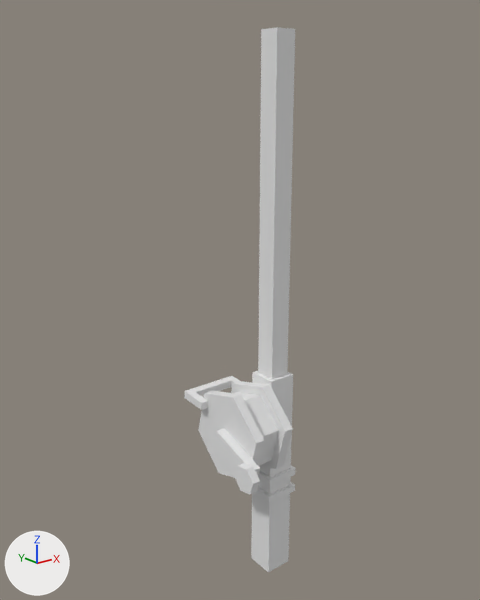
A saved change to the Blender file Assets/!GAMEJAM/Models/fishingRod.blend.
Before and after are seen from a 50 mm lens placed at (-3.43, -3.85, 4.02), pointed at (-0.27, 0.1, 2.44). Lighting does not change. The marker at lower left points along +X, +Y and +Z.

Objects in the first picture: 'Handle', 'Knob', 'Rod', 'Spool', 'SpoolGuard'.
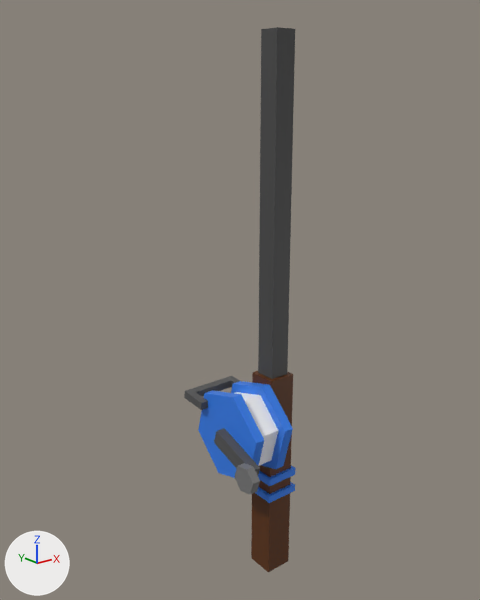
The newer file is also rescaled (x0.376), turned or shifted as a whole; pictures and numbers use the older file's frame.

The change in detail:
Picture 'FishingRod' (img_fishingrod) is new.
Material 'FishingRod' (mat_fishingrod) is new.
Its texture is img_fishingrod.
me_cube_001 has 120 vertices, 118 faces and spans x -0.13..0.13, y -0.13..0.13, z -0.1..3.71.
me_cube_001 is used by ob_rod; location (0.0, 0.0, 0.026); scale (1.19, 1.19, 1.19).
me_cube_001 part 1: texture (UV) coordinates of 118 of 118 faces, centred in x -0.13..0.13, y -0.13..0.13, z -0.1..3.71, changed; they spanned u 0.12..0.88, v 0.0..1.0 and now span u 0.01..0.99, v 0.01..0.99.
me_cube_001 now uses material mat_fishingrod (picture img_fishingrod).
me_cylinder has 42 vertices, 38 faces and spans x -0.329..0.329, y -0.38..0.38, z -0.112..0.25.
me_cylinder is used by ob_spool; parent ob_rod; location (-0.384, 0.0, 1.35); rotation (-1.571, 1.302, -1.571), in degrees (-90, 75, -90); scale (1.05, 1.05, 1.05).
me_cylinder part 2: texture (UV) coordinates of 38 of 38 faces, centred in x -0.329..0.329, y -0.285..0.285, z -0.112..0.25, changed; they spanned u 0.0..1.0, v 0.01..1.0 and now span u 0.29..0.95, v 0.01..0.91.
me_cylinder now uses material mat_fishingrod (picture img_fishingrod).
me_cube_002 has 24 vertices, 22 faces and spans x -1.0..14.5, y -1.0..6.5, z -1.0..1.0.
me_cube_002 now uses material mat_fishingrod (picture img_fishingrod).
me_cube_003 has 8 vertices, 6 faces and spans x -1.27..0.0, y -7.03..0.57, z -1.02..0.98.
me_cube_003 now uses material mat_fishingrod (picture img_fishingrod).
me_cylinder_001 has 12 vertices, 8 faces and spans x -0.156..0.156, y -0.18..0.18, z -0.053..0.053.
me_cylinder_001 now uses material mat_fishingrod (picture img_fishingrod).

Where the change shows, as pixel boxes (x1, y1, x2, y2) in the pictures (480 x 600 px):
'Rod', recoloured, surface changed (grey to black): (251, 27, 296, 572) in both
'Spool', recoloured, surface changed (grey to blue): (198, 381, 293, 478) in both
'Handle', recoloured (white to grey): (214, 428, 260, 475) in both
'SpoolGuard', recoloured (white to grey): (184, 376, 240, 410) in both
'Knob', recoloured: (234, 463, 260, 495) in both
